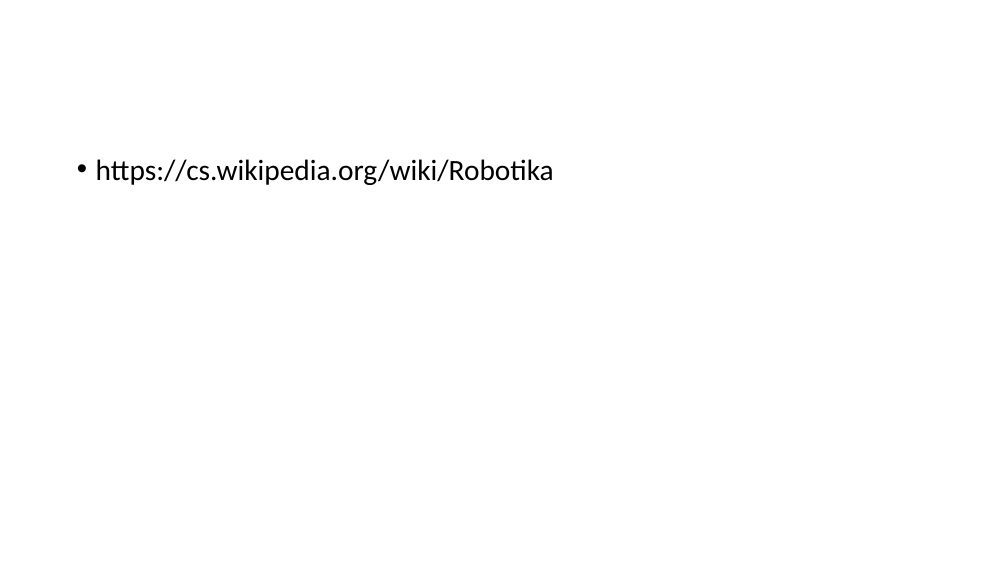
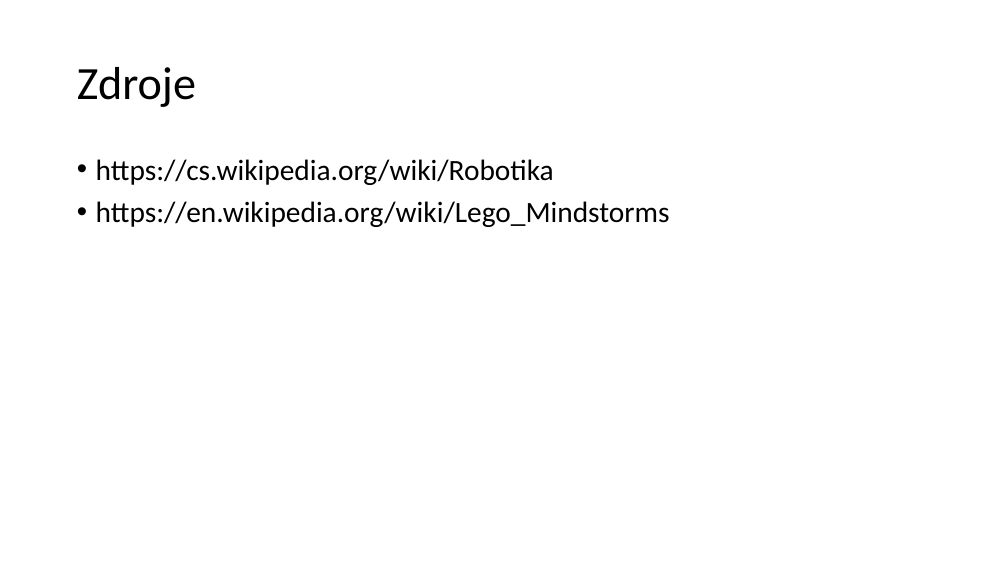
Before and after one commit to G4RG4M3L/pokus, a slide deck: slide 20 of Jost.pptx (slide 2 before the commit). Drawn at 1008x567 pixels with LibreOffice and Linux fonts; fonts in the diff are those of the drawing. Boxes give left, top, right and bottom in pixels: in the first picture for what was removed or moved away, otherwise in the second. Text is boxed around its words. In the diff, an @@ line names an element or a change of style, - is before the commit and + after.

```diff
--- a/Jost.pptx
+++ b/Jost.pptx
@@ title added at (77, 67, 196, 107), 44 pt, text #000000 @@
+Zdroje
@@ text at (96, 201, 670, 227): paragraph added @@
+• https://en.wikipedia.org/wiki/Lego_Mindstorms
```
Also in this commit, not shown: 5 slides added, 4 slides removed.
